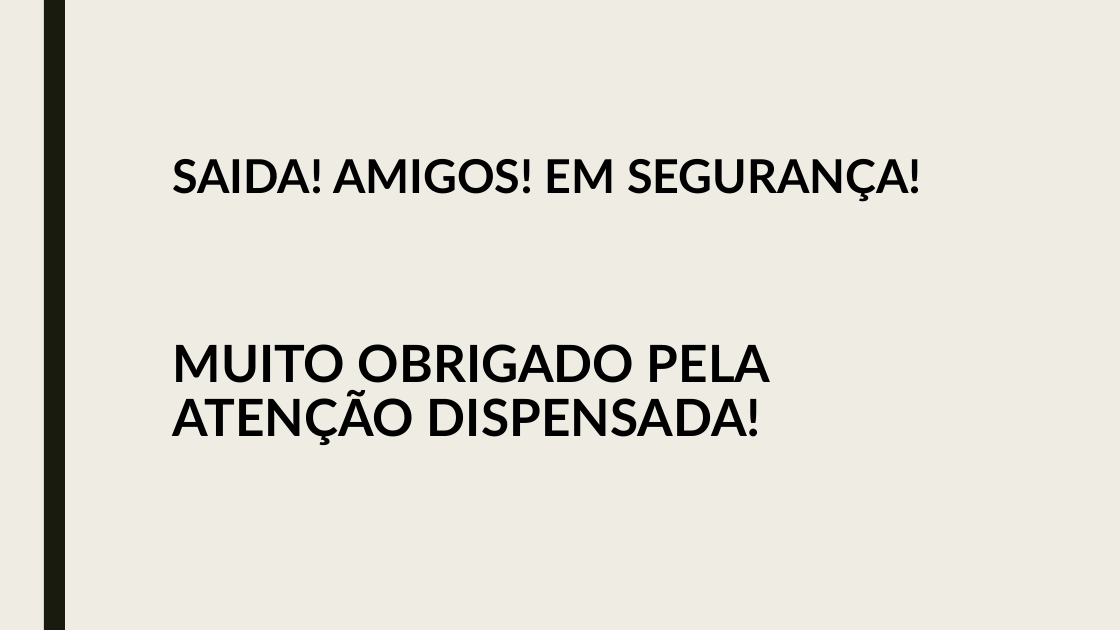
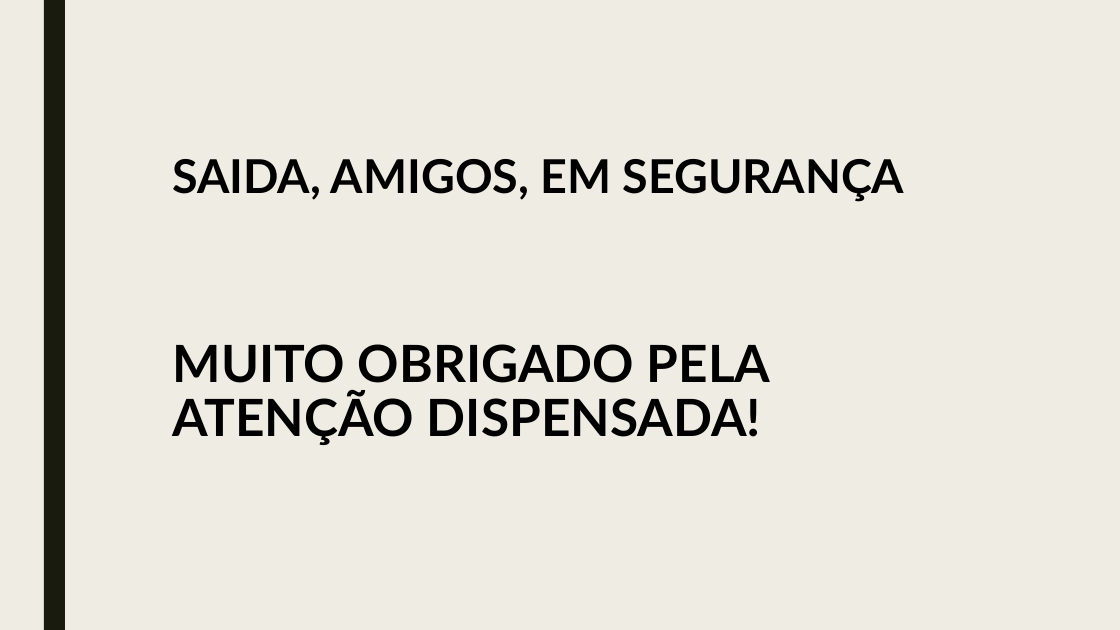
Before and after one commit to joaoppiresp/Proj-Mobile, a slide deck: slide 11 of Relatorios-Progresso/FRIEND’S_3rdDelivery.pptx (slide 12 before the commit). Drawn at 1120x630 pixels with LibreOffice and Linux fonts; fonts in the diff are those of the drawing. Boxes give left, top, right and bottom in pixels: in the first picture for what was removed or moved away, otherwise in the second. Text is boxed around its words. In the diff, an @@ line names an element or a change of style, - is before the commit and + after.

```diff
--- a/Relatorios-Progresso/FRIEND’S_3rdDelivery.pptx
+++ b/Relatorios-Progresso/FRIEND’S_3rdDelivery.pptx
@@ text at (x1=172, y1=159, x2=905, y2=202): text changed @@
-SAIDA! AMIGOS! EM SEGURANÇA!
+SAIDA, AMIGOS, EM SEGURANÇA
```
Also in this commit, not shown: 3 other slides changed, 1 slide removed.
